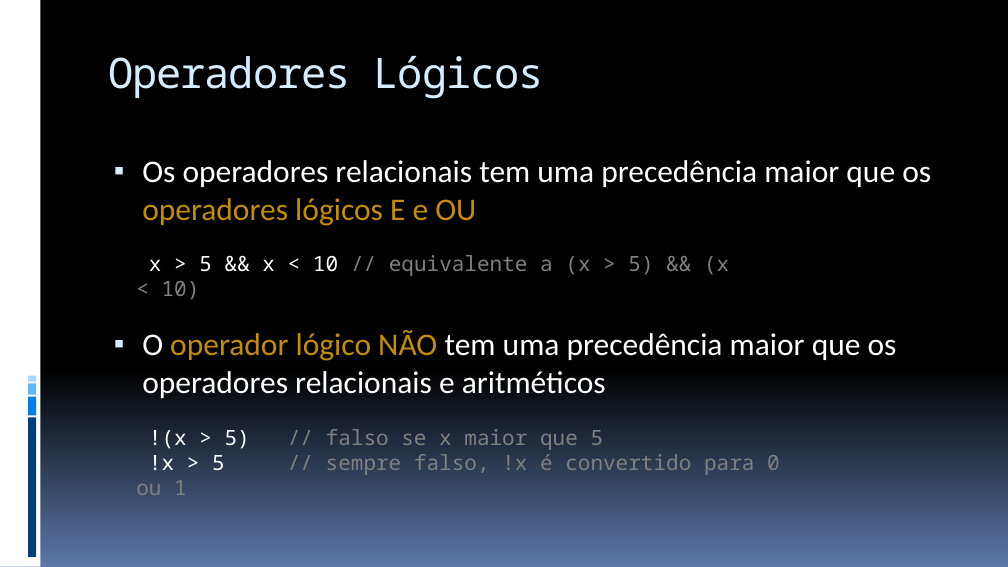
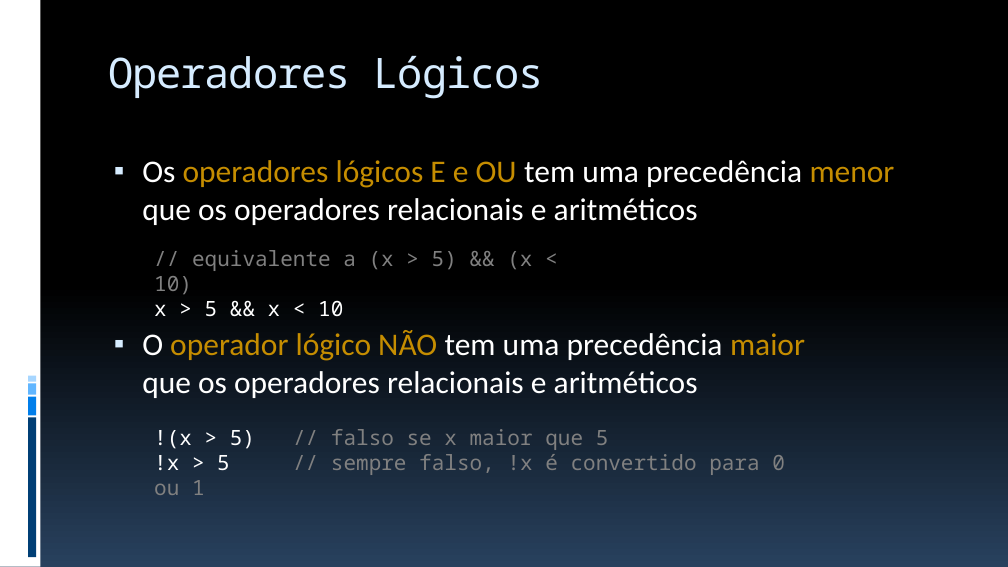
Before and after one commit to JudsonSS/ProgComp, a slide deck: slide 21 of Slides/21. Operadores Lógicos.pptx. Drawn at 1008x567 pixels with LibreOffice and Linux fonts; fonts in the diff are those of the drawing. Boxes give left, top, right and bottom in pixels: in the first picture for what was removed or moved away, otherwise in the second. Text is boxed around its words. In the diff, an @@ line names an element or a change of style, - is before the commit and + after.

```diff
--- a/Slides/21. Operadores Lógicos.pptx
+++ b/Slides/21. Operadores Lógicos.pptx
@@ background gradient #000000 to #5B77A8 to gradient #000000 to #28415E @@
@@ text at (142, 160, 895, 225): text changed @@
-▪ Os operadores relacionais tem uma precedência maior que os operadores lógicos E e OU
+▪ Os operadores lógicos E e OU tem uma precedência menor que os operadores relacionais e aritméticos
@@ text at (154, 250, 532, 317): text changed @@
-x > 5 && x < 10 // equivalente a (x > 5) && (x < 10)
+// equivalente a (x > 5) && (x < 10)
+x > 5 && x < 10
@@ text at (142, 330, 805, 398): text colour #FFFFFF to #C58D01 in "maior" @@
@@ text "!(x > 5) // falso ...": place and size @@
-text "!(x > 5) // falso ..." at (149, 429, 780, 475)
+text "!(x > 5) // falso ..." at (154, 429, 785, 475)
```
Also in this commit, not shown: 23 other slides changed, 8 other files.
